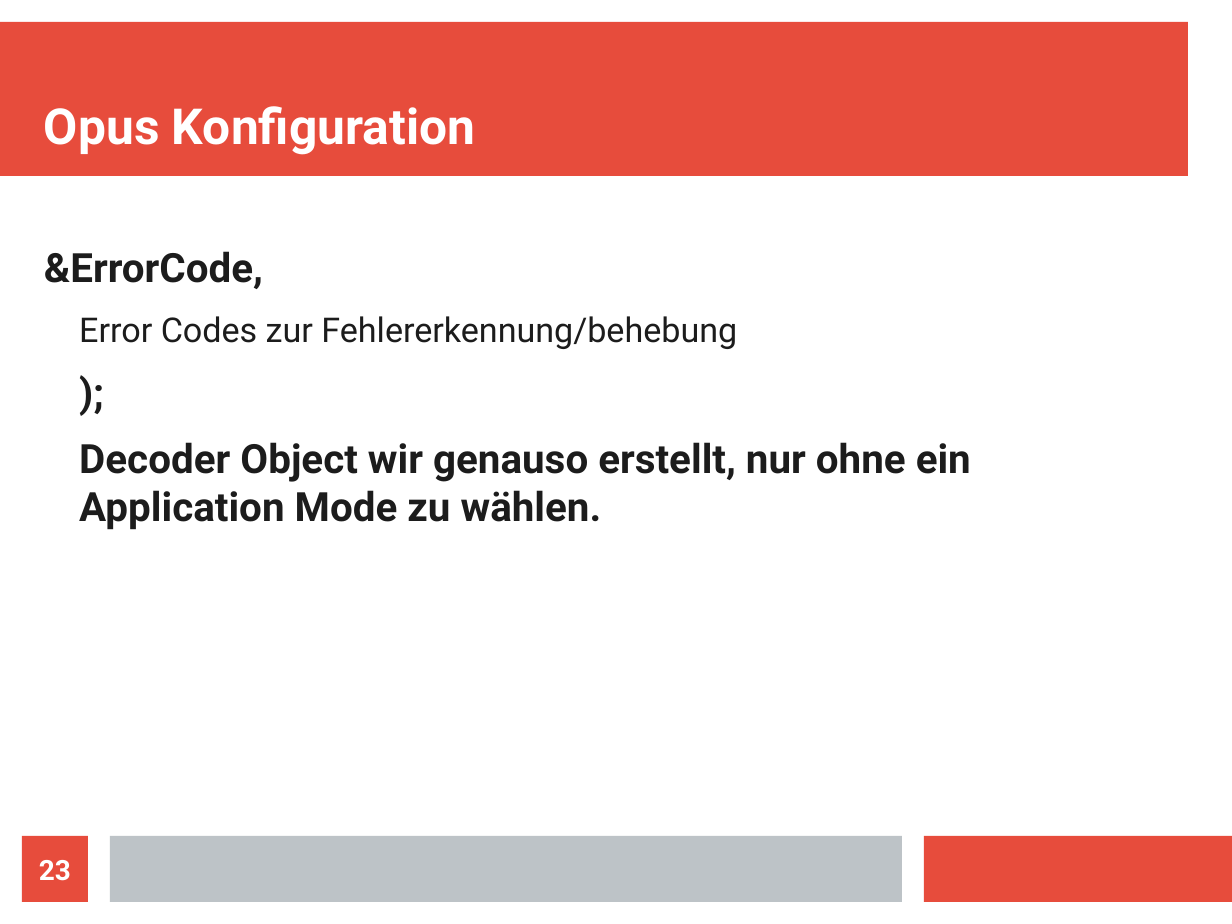
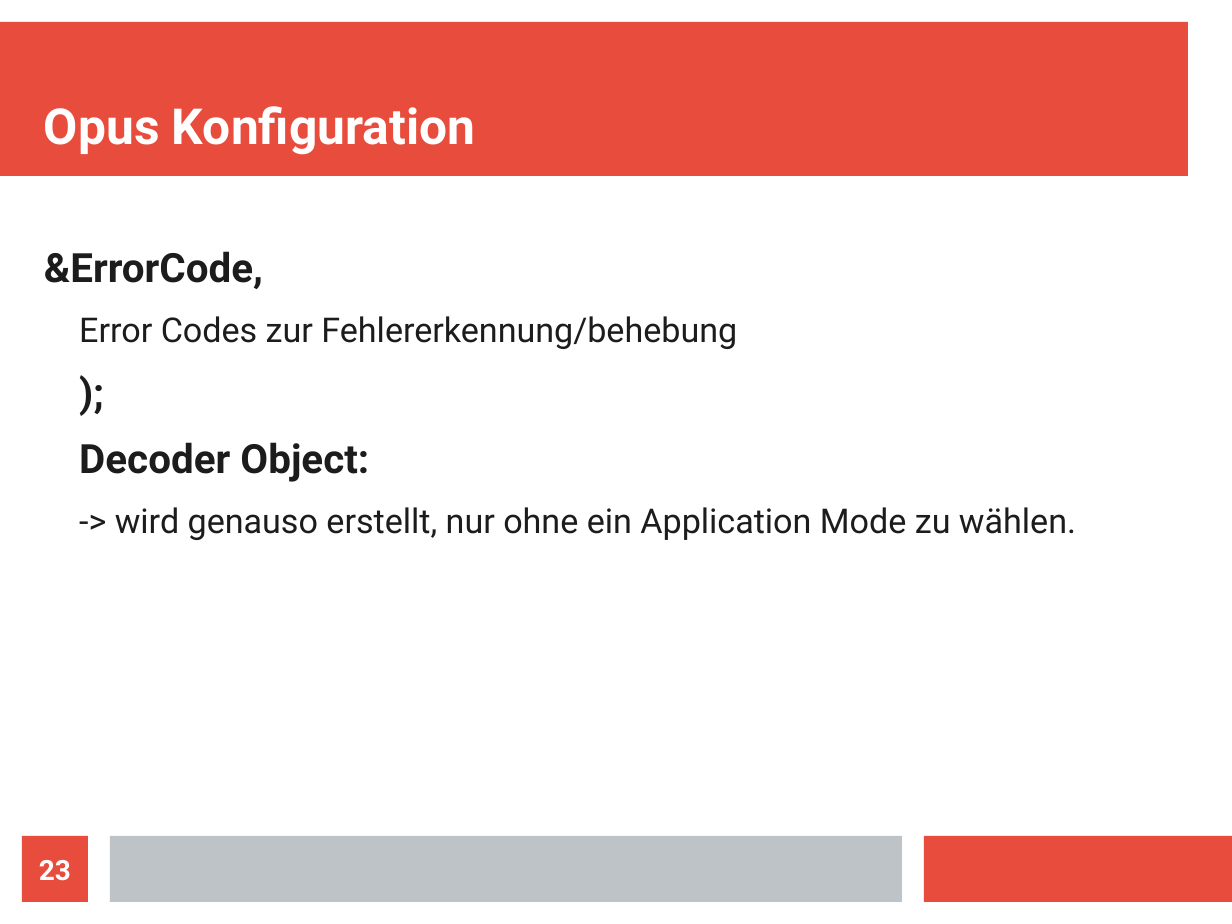
Before and after one commit to doe300/OHMComm, a slide deck: slide 23 of documents/OHMCommPres.odp. Drawn at 1232x924 pixels with LibreOffice and Linux fonts; fonts in the diff are those of the drawing. Boxes give left, top, right and bottom in pixels: in the first picture for what was removed or moved away, otherwise in the second. Text is boxed around its words. In the diff, an @@ line names an element or a change of style, - is before the commit and + after.

Commit message:
Updated Presentation
Added slides for opus decoder and statistics

```diff
--- a/documents/OHMCommPres.odp
+++ b/documents/OHMCommPres.odp
@@ text at <box>79,442,1076,540</box>: text changed; size 26 to 22 pt; bold off @@
-Decoder Object wir genauso erstellt, nur ohne ein Application Mode zu wählen.
+Decoder Object:
+  -> wird genauso erstellt, nur ohne ein Application Mode zu wählen.
```
Also in this commit, not shown: 3 other slides changed, 6 slides added.
